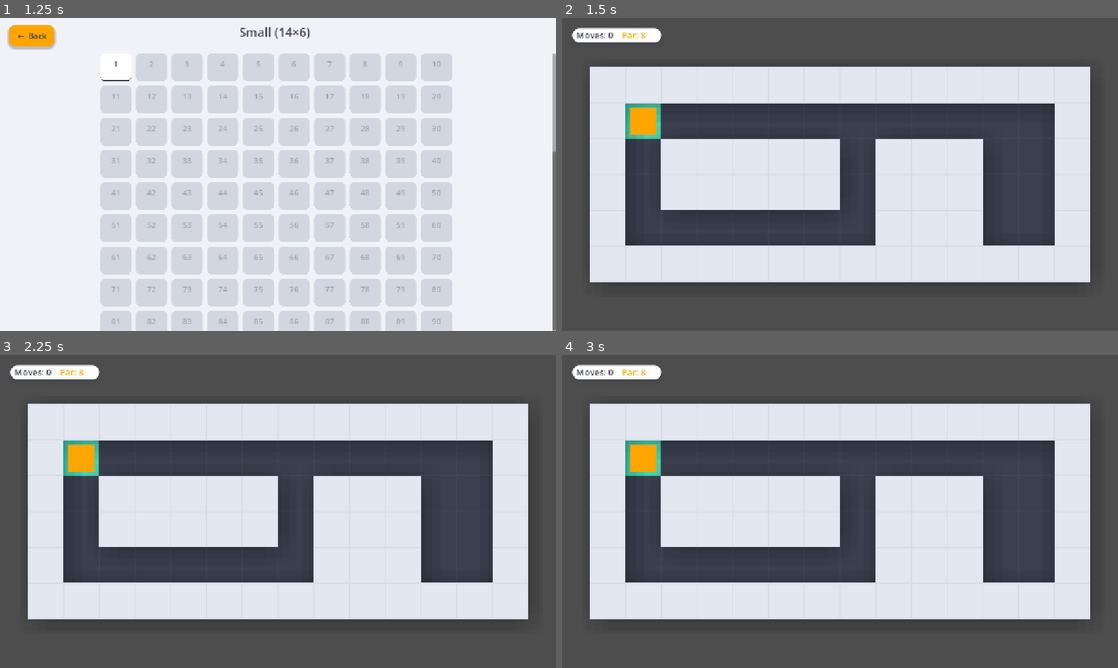
Above: before the commit, frames 1-4 (two rows, left to right).
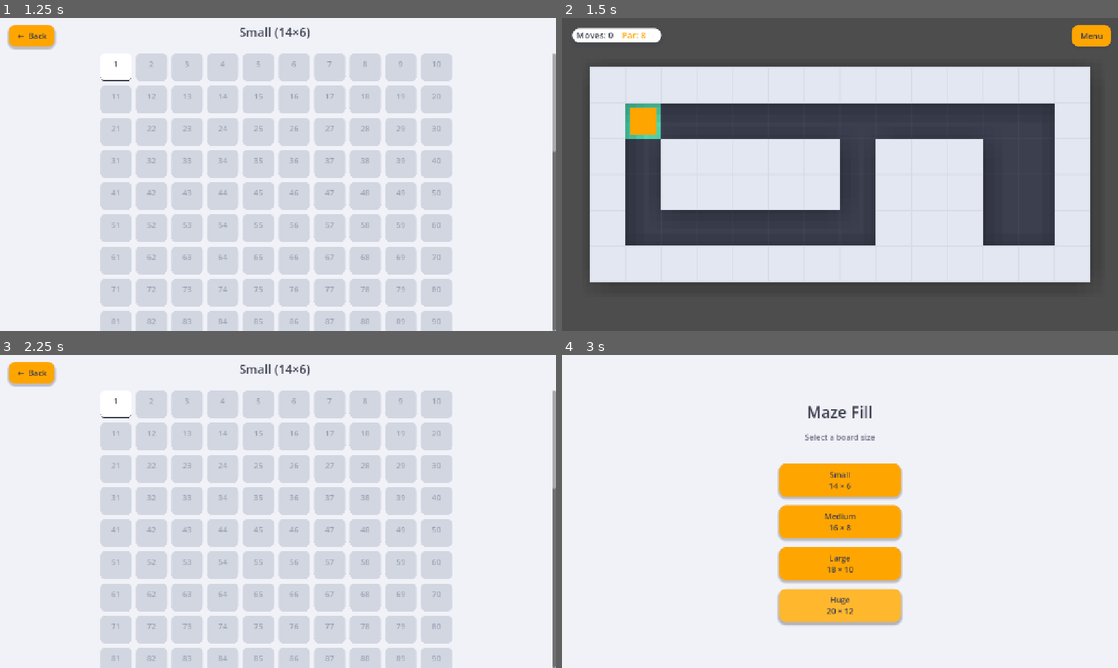
Above: after the commit, the same moments.

Repository: wheelibin/maze-fill
Game: Godot game, scene res://size_select.tscn
Two runs of this game, one before a commit and one after it. Both use one fixed random seed, a clock stepped at 60 frames per second and the inputs below.
Inputs (mouse positions are in pixels of both pictures, inside the frame that each line leads up to):
- Up to frame 1 (1.25 s): click "Small 14 × 6" at 0.5 s
- Up to frame 2 (1.5 s): click "1" at 1.25 s
- Up to frame 3 (2.25 s): click (528, 373) at 2 s, where only the run after the commit has a clickable "Menu"
- Up to frame 4 (3 s): click (595, 373) at 2.75 s, where only the run after the commit has a clickable "← Back"

Frame 1 is identical in both runs. In frame 2, 0.5% of the frame differs, in the area x 91-99%, y 2-10%; in frame 3, 61%; in frame 4, 67%, in the area x 0-100%, y 0-100%.

Commit message:
different colour each level

Diff:
--- a/game.tscn
+++ b/game.tscn
@@ -109,6 +109,17 @@
 theme_override_font_sizes/font_size = 20
 text = "Par: 99"
 
+[node name="MenuButton" type="Button" parent="HUD"]
+anchors_preset = 1
+anchor_left = 1.0
+anchor_right = 1.0
+grow_horizontal = 0
+offset_left = -96.0
+offset_top = 16.0
+offset_right = -16.0
+offset_bottom = 56.0
+text = "Menu"
+
 [node name="WinPopup" type="CanvasLayer" parent="." unique_id=341938539]
 
 [node name="Panel" type="Panel" parent="WinPopup" unique_id=755129978]
--- a/game_state.gd
+++ b/game_state.gd
@@ -7,6 +7,22 @@
 
 var selected_size_index := 0 # 0=Small(14x6) 1=Medium(16x8) 2=Large(18x10) 3=Huge(20x12)
 var selected_level := 1 # global level number, 1..1000
+
+## Flat paint colors, picked to read well against the lavender floor/navy
+## walls while staying clear of the player's orange and the gold stars.
+const PAINT_COLORS: Array[Color] = [
+	Color(0.31, 0.851, 0.69, 1), # teal
+	Color(0.31, 0.72, 0.91, 1),  # sky blue
+	Color(0.49, 0.51, 0.95, 1),  # periwinkle
+	Color(0.68, 0.49, 0.95, 1),  # orchid
+	Color(0.95, 0.42, 0.65, 1),  # rose
+	Color(0.95, 0.48, 0.45, 1),  # coral
+	Color(0.56, 0.85, 0.42, 1),  # lime
+	Color(0.35, 0.87, 0.87, 1),  # aqua
+]
+
+func paint_color_for_level(global_level: int) -> Color:
+	return PAINT_COLORS[(global_level - 1) % PAINT_COLORS.size()]
 
 var _levels_data: Array = []
 var _levels_loaded := false
--- a/main.gd
+++ b/main.gd
@@ -20,6 +20,7 @@
 @onready var win_popup = $WinPopup/Panel
 @onready var hud_moves_label: Label = $HUD/Margin/Panel/MarginContainer/HBoxContainer/MovesLabel
 @onready var hud_par_label: Label = $HUD/Margin/Panel/MarginContainer/HBoxContainer/ParLabel
+@onready var menu_button: Button = $HUD/MenuButton
 
 var rng := RandomNumberGenerator.new()
 var _test_level := 1
@@ -28,6 +29,7 @@
 
 func _ready() -> void:
 	rng.randomize()
+	menu_button.pressed.connect(go_to_level_select)
 	_build_board()
 	camera.fit_board()
 	load_level(GameState.selected_level)
@@ -105,6 +107,7 @@
 func _start_level(bounds: Rect2i, walls: Dictionary, start: Vector2i) -> void:
 	_paint_walls(bounds, walls)
 	painted_layer.clear()
+	painted_layer.modulate = GameState.paint_color_for_level(current_level)
 
 	player.grid_pos = start
 	player.position = floor_layer.map_to_local(start)
--- a/maze_tileset.tres
+++ b/maze_tileset.tres
@@ -10,6 +10,20 @@
 2:0/0 = 0
 3:0/0 = 0
 
+[sub_resource type="Gradient" id="Gradient_paintwhite"]
+colors = PackedColorArray(1, 1, 1, 1, 1, 1, 1, 1)
+
+[sub_resource type="GradientTexture2D" id="GradientTexture2D_paintwhite"]
+gradient = SubResource("Gradient_paintwhite")
+width = 64
+height = 64
+
+[sub_resource type="TileSetAtlasSource" id="TileSetAtlasSource_paintwhite"]
+texture = SubResource("GradientTexture2D_paintwhite")
+texture_region_size = Vector2i(64, 64)
+0:0/0 = 0
+
 [resource]
 tile_size = Vector2i(64, 64)
 sources/2 = SubResource("TileSetAtlasSource_k1j2a")
+sources/5 = SubResource("TileSetAtlasSource_paintwhite")
--- a/player.gd
+++ b/player.gd
@@ -15,8 +15,8 @@
 var move_count := 0
 var total_paintable := 0
 var level_complete := false
-const PAINT_SOURCE_ID := 2
-const PAINT_ATLAS_COORDS := Vector2i(2, 0)
+const PAINT_SOURCE_ID := 5
+const PAINT_ATLAS_COORDS := Vector2i(0, 0)
 var last_painted_cell := Vector2i(-999, -999)
 var touch_start := Vector2.ZERO
 const MIN_SWIPE := 30.0
